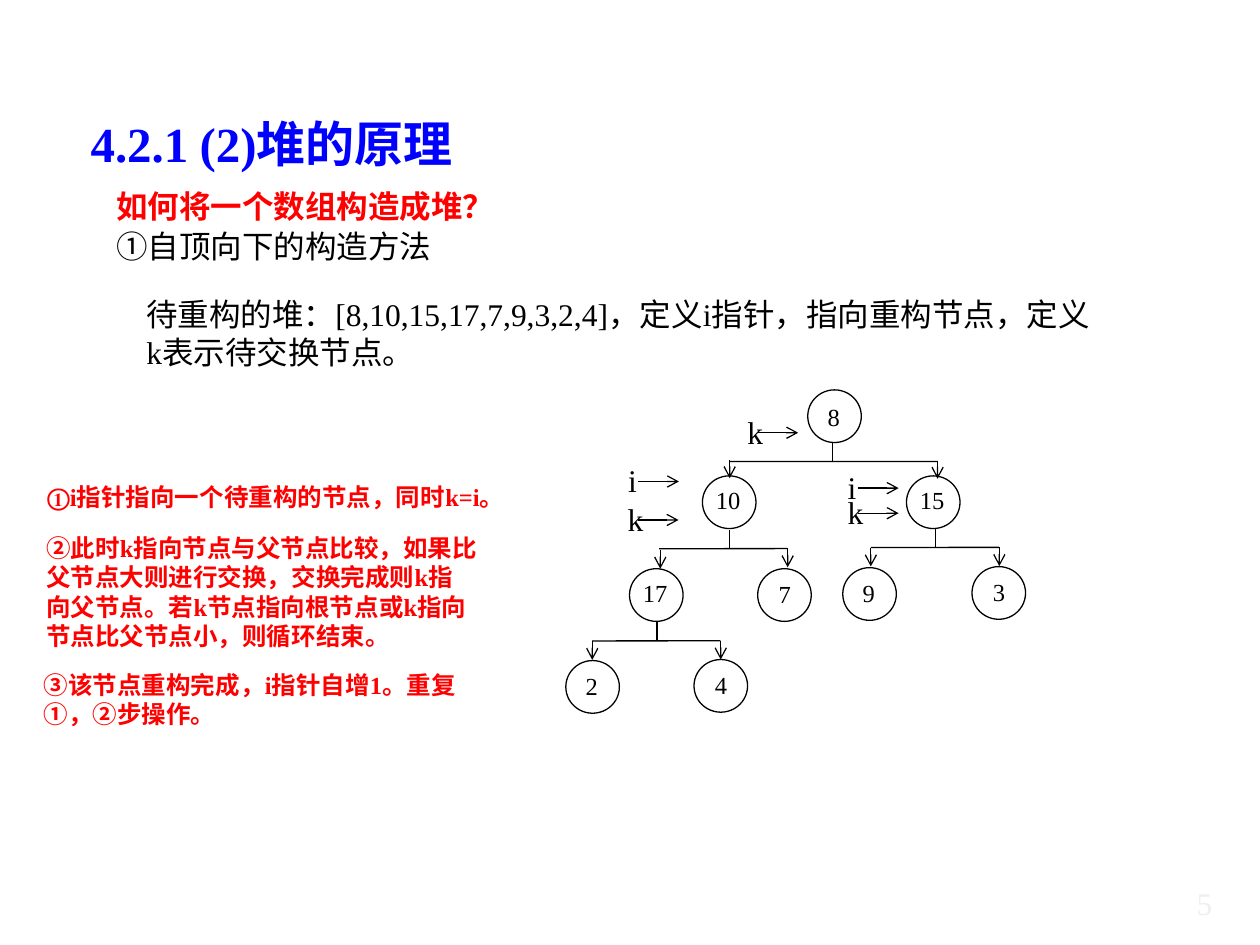
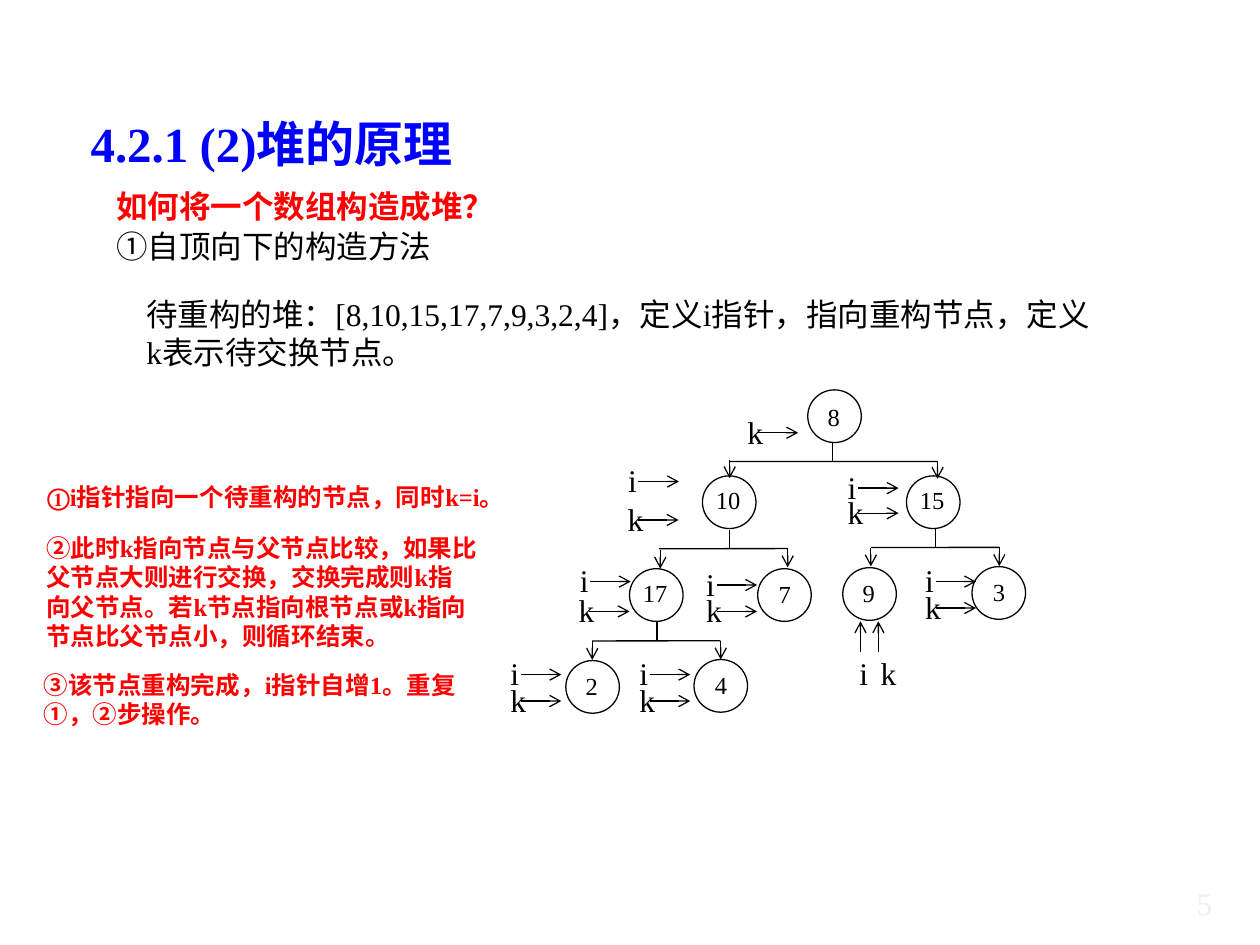
Before and after one commit to liutongling/DP, a slide deck: slide 32 of file/第4章 贪心法.pptx. Drawn at 1260x945 pixels with LibreOffice and Linux fonts; fonts in the diff are those of the drawing; background and template pictures are left out. Boxes give left, top, right and bottom in pixels: in the first picture for what was removed or moved away, otherwise in the second. Text is boxed around its words. In the diff, an @@ line names an element or a change of style, - is before the commit and + after.

```diff
--- a/file/第4章 贪心法.pptx
+++ b/file/第4章 贪心法.pptx
@@ text added at (580, 571, 589, 592), 18 pt, text #000000 @@
+i
@@ arrow added from (590, 582) to (631, 582), #000000 0.75 pt @@
@@ text added at (706, 575, 715, 602), 18 pt, text #000000 @@
+i
@@ arrow added from (717, 585) to (757, 585), #000000 0.75 pt @@
@@ text added at (925, 571, 934, 599), 18 pt, text #000000 @@
+i
@@ text added at (925, 597, 941, 619), 18 pt, text #000000 @@
+k
@@ arrow added from (936, 582) to (976, 582), #000000 0.75 pt @@
@@ text added at (579, 600, 595, 622), 18 pt, text #000000 @@
+k
@@ arrow added from (590, 611) to (630, 611), #000000 0.75 pt @@
@@ text added at (706, 600, 722, 622), 18 pt, text #000000 @@
+k
@@ arrow added from (717, 611) to (757, 611), #000000 0.75 pt @@
@@ arrow added from (861, 651) to (861, 621), #000000 0.75 pt @@
@@ arrow added from (878, 653) to (878, 621), #000000 0.75 pt @@
@@ arrow added from (936, 609) to (976, 609), #000000 0.75 pt @@
@@ text added at (510, 664, 519, 692), 18 pt, text #000000 @@
+i
@@ arrow added from (520, 674) to (561, 674), #000000 0.75 pt @@
@@ text added at (639, 664, 648, 692), 18 pt, text #000000 @@
+i
@@ arrow added from (650, 674) to (690, 674), #000000 0.75 pt @@
@@ text added at (510, 690, 526, 712), 18 pt, text #000000 @@
+k
@@ arrow added from (520, 701) to (561, 701), #000000 0.75 pt @@
@@ text added at (639, 690, 655, 712), 18 pt, text #000000 @@
+k
@@ arrow added from (650, 701) to (690, 701), #000000 0.75 pt @@
```
Also in this commit, not shown: 2 other slides changed, 4 slides removed.
